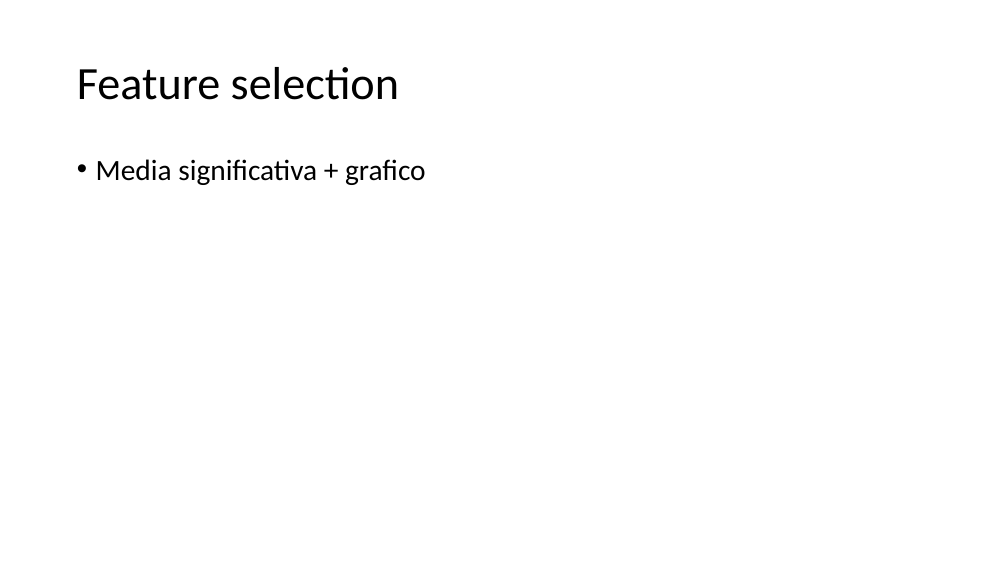
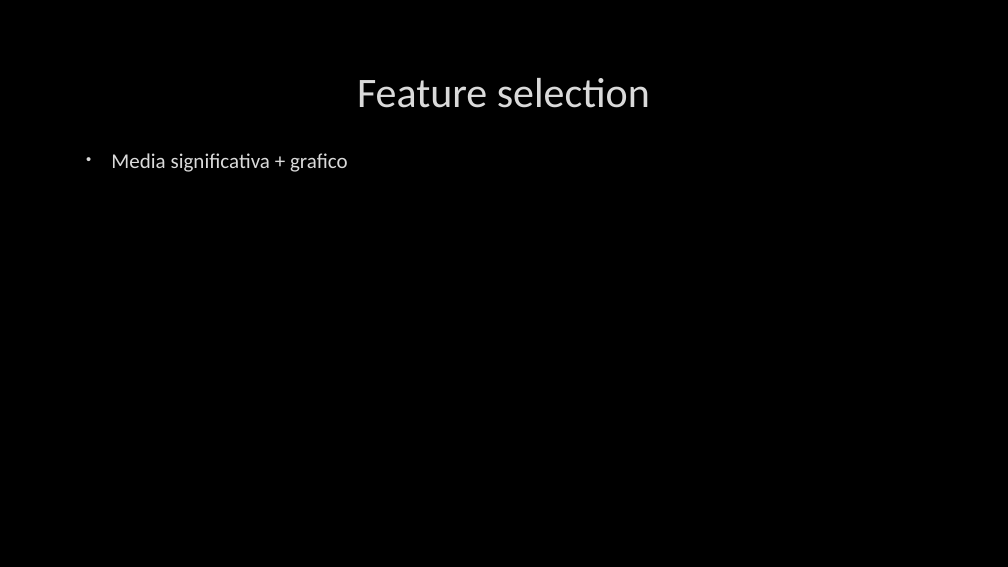
Before and after one commit to jstringara/Fintech, a slide deck: slide 6 of BC3/G/Bozza.pptx. Drawn at 1008x567 pixels with LibreOffice and Linux fonts; fonts in the diff are those of the drawing; background and template pictures are left out. Boxes give left, top, right and bottom in pixels: in the first picture for what was removed or moved away, otherwise in the second. Text is boxed around its words. In the diff, an @@ line names an element or a change of style, - is before the commit and + after.

```diff
--- a/BC3/G/Bozza.pptx
+++ b/BC3/G/Bozza.pptx
@@ background #FFFFFF to picture (left out) @@
@@ title "Feature selection": place and size @@
-title "Feature selection" at (77,67,399,100)
+title "Feature selection" at (357,78,650,108)
@@ title "Feature selection" at (357,78,650,108): size 44 to 40 pt, text colour #000000 to #DADADA, letter outline none to #404040 0.75 pt; alignment left to centre; line spacing 0.9 to 1 @@
@@ text "Media significativa + grafico": place and size @@
-text "Media significativa + grafico" at (96,159,426,185)
+text "Media significativa + grafico" at (111,153,348,172)
@@ text "Media significativa + grafico" at (111,153,348,172): size 28 to 20 pt, text colour #000000 to #DADADA, letter outline none to #404040 0.75 pt; indent changed; line spacing 0.9 to 1 @@
```
Also in this commit, not shown: 9 other slides changed, 4 slides added, 3 slides removed, 3 other files.
